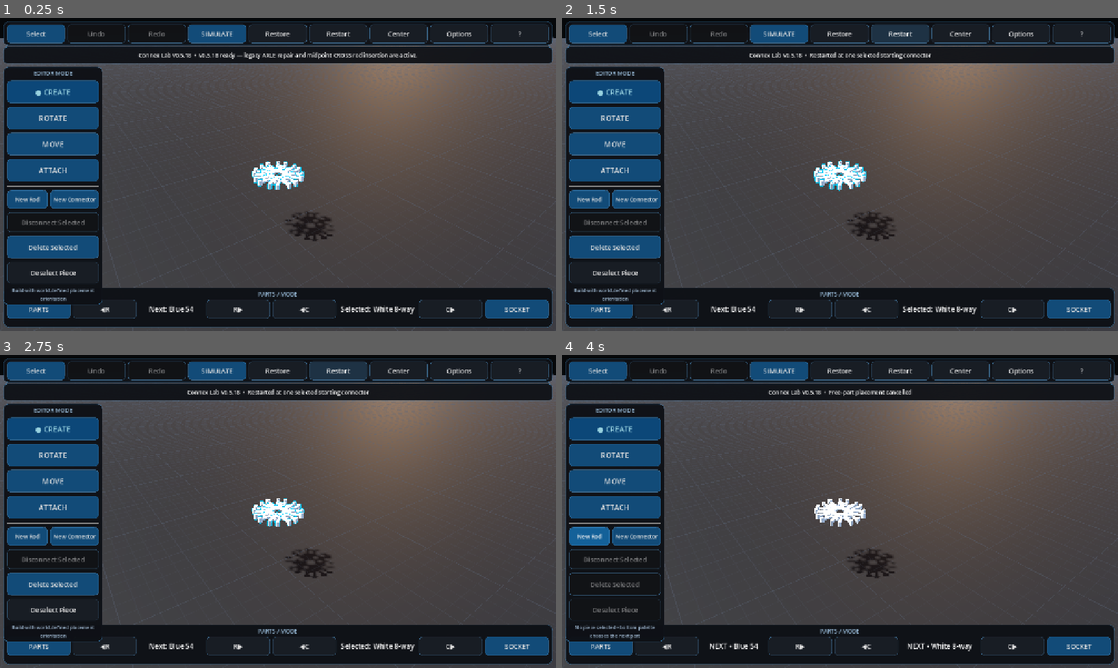
Above: before the commit, frames 1-4 (two rows, left to right).
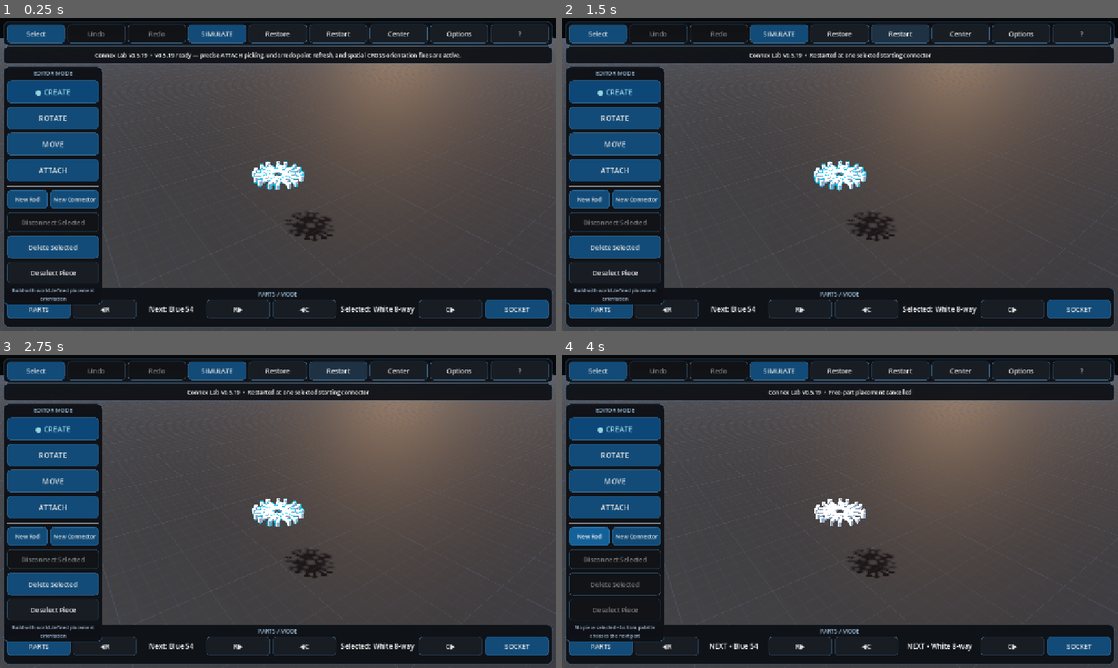
Above: after the commit, the same moments.

Repository: pixel375/connex
Game: Godot game, scene res://Main.tscn
Same seed, same stepped clock (60 frames per second), same inputs: the game is played once before the commit and once after it.
Inputs:
- Up to frame 1 (0.25 s): no input
- Up to frame 2 (1.5 s): click "Restart" at 0.5 s; click "Restart" at 1.25 s
- Up to frame 3 (2.75 s): click "Restart" at 2 s
- Up to frame 4 (4 s): click "New Rod" at 2.75 s; click "● New Rod" at 3.5 s

The runs differ from the first frame. In frame 1, 0.7% of the frame differs, in the area x 17-83%, y 10-14%; in frame 2, less than 0.1%; in frame 3, less than 0.1%; in frame 4, less than 0.1%.

Commit message:
Promote v0.5.19 editor fixes runtime

Diff:
--- a/Main.tscn
+++ b/Main.tscn
@@ -1,10 +1,11 @@
 [gd_scene load_steps=3 format=3]
 
+; v0.5.19 precise ATTACH picking, Undo marker refresh and spatial CROSS orientation: res://scripts/main_v075.gd
 ; v0.5.18 legacy AXLE healing and inverse CROSS rod slide runtime: res://scripts/main_v074.gd
 ; v0.5.17 deterministic AXLE/CROSS stop and save-load runtime: res://scripts/main_v073.gd
 ; v0.5.16 simplified physical O-Ring runtime: res://scripts/main_v071.gd
 ; v0.5.14 O-Ring lineage marker: res://scripts/main_v069.gd
-[ext_resource type="Script" path="res://scripts/main_v074.gd" id="1_main"]
+[ext_resource type="Script" path="res://scripts/main_v075.gd" id="1_main"]
 [ext_resource type="Script" path="res://scripts/physics_slider_fix_v052.gd" id="2_physics_fix"]
 
 [node name="Main" type="Node3D"]
